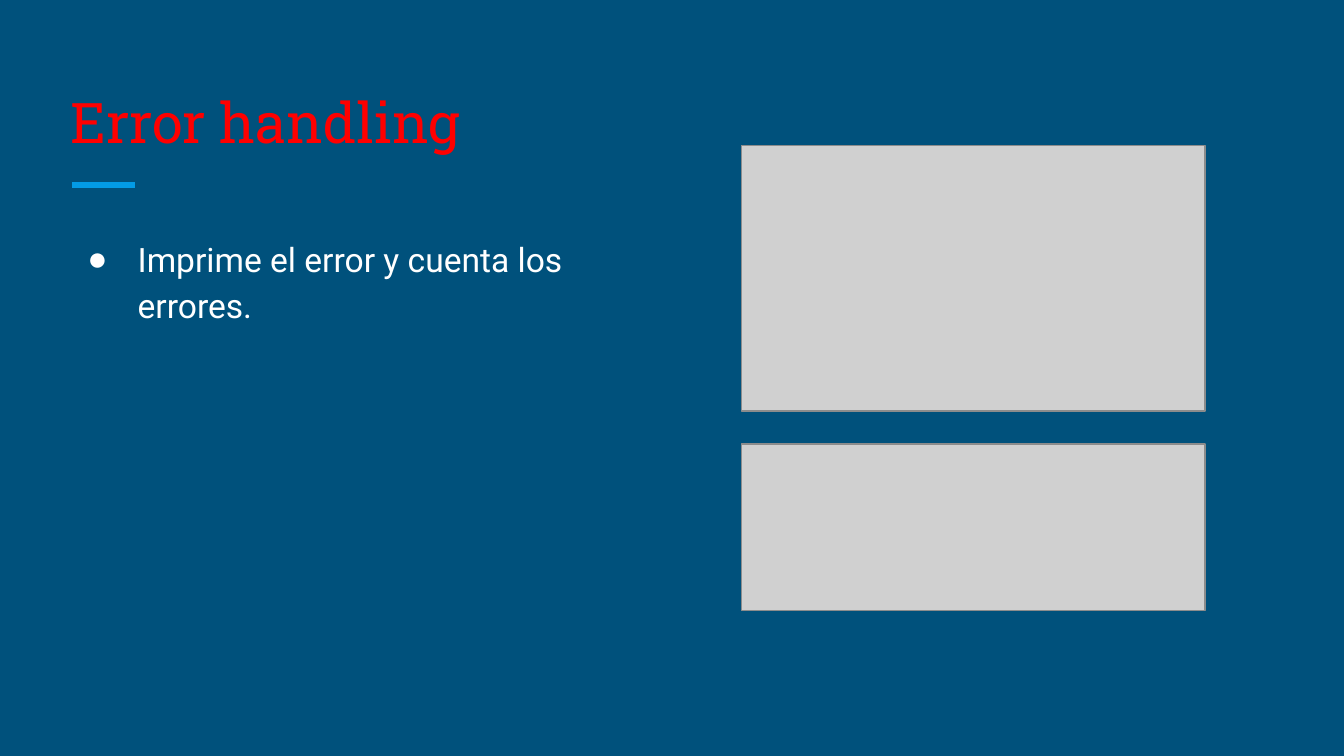
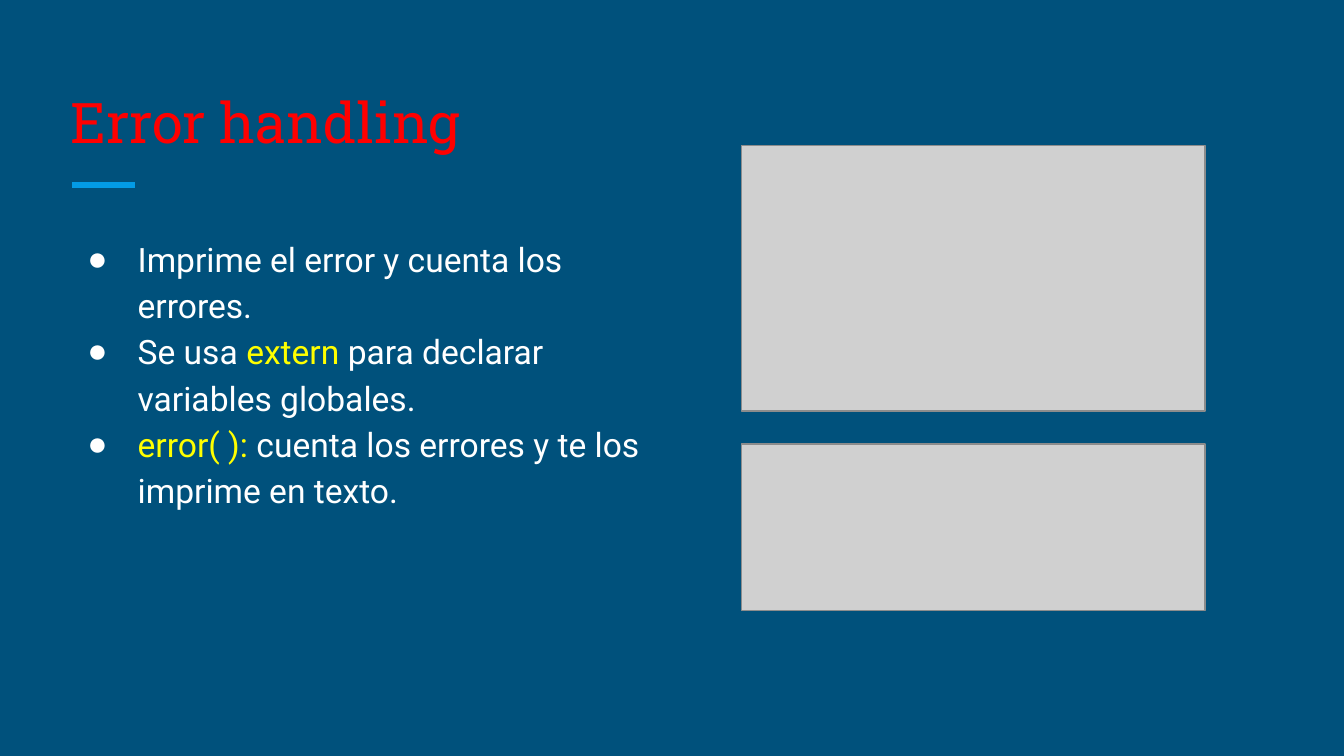
Before and after one commit to CS1103/unidad-3-a-desk-calculator-alonso1311, a slide deck: slide 12 of POO II - Desk Calculator.pptx (slide 11 before the commit). Drawn at 1344x756 pixels with LibreOffice and Linux fonts; fonts in the diff are those of the drawing; grey boxes stand for pictures. Boxes give left, top, right and bottom in pixels: in the first picture for what was removed or moved away, otherwise in the second. Text is boxed around its words. In the diff, an @@ line names an element or a change of style, - is before the commit and + after.

```diff
--- a/POO II - Desk Calculator.pptx
+++ b/POO II - Desk Calculator.pptx
@@ text at [138, 338, 640, 510]: paragraphs added @@
+● Se usa extern para declarar variables globales.
+● error( ): cuenta los errores y te los imprime en texto.
```
Also in this commit, not shown: 3 other slides changed, 2 slides added, 1 slide removed.
